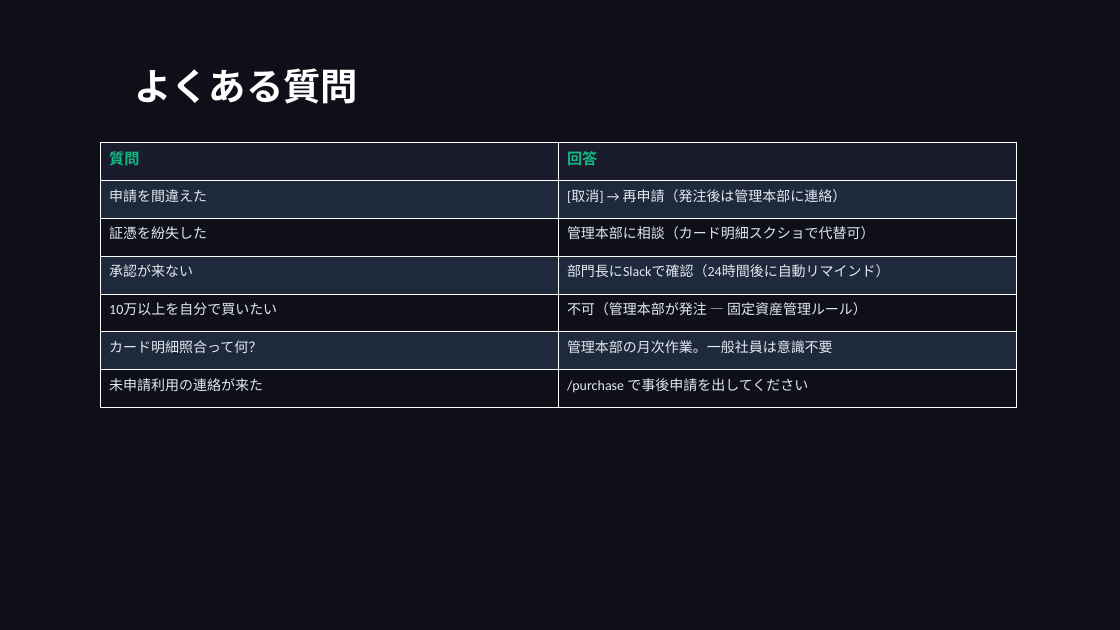
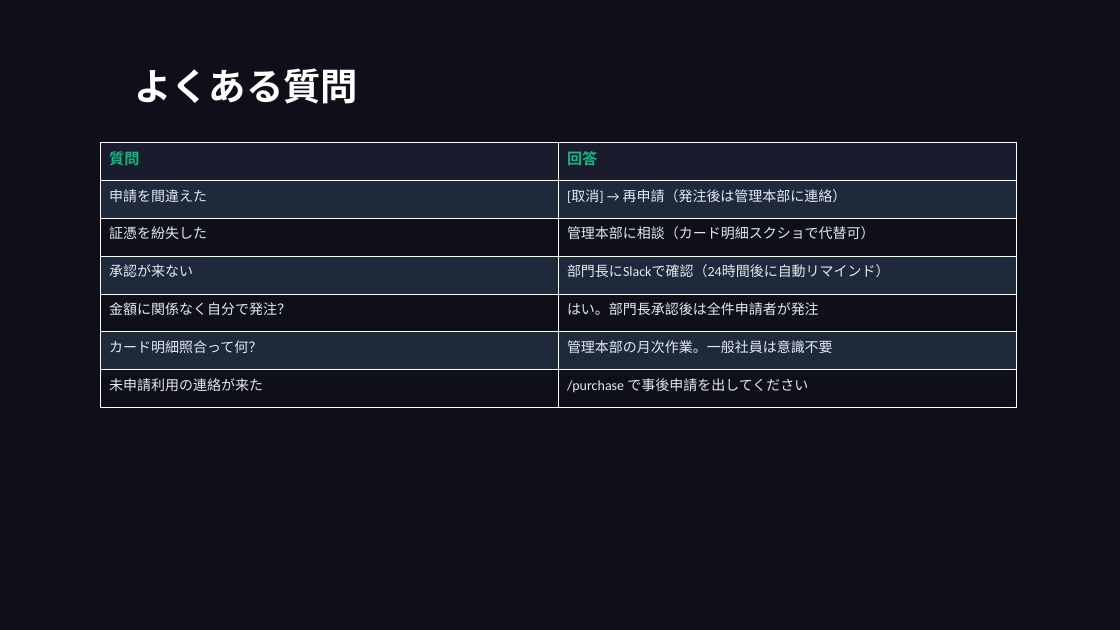
Before and after one commit to takeshiizawa123/next-procurement-poc, a slide deck: slide 48 of docs/user-manual.pptx (slide 47 before the commit). Drawn at 1120x630 pixels with LibreOffice and Linux fonts; fonts in the diff are those of the drawing. Boxes give left, top, right and bottom in pixels: in the first picture for what was removed or moved away, otherwise in the second. Text is boxed around its words. In the diff, an @@ line names an element or a change of style, - is before the commit and + after.

```diff
--- a/docs/user-manual.pptx
+++ b/docs/user-manual.pptx
@@ table at (101,143,1017,408) @@
-row 5, column 1: 10万以上を自分で買いたい
+row 5, column 1: 金額に関係なく自分で発注？
-row 5, column 2: 不可（管理本部が発注 — 固定資産管理ルール）
+row 5, column 2: はい。部門長承認後は全件申請者が発注
```
Also in this commit, not shown: 5 other slides changed, 1 slide added, 5 other files.
